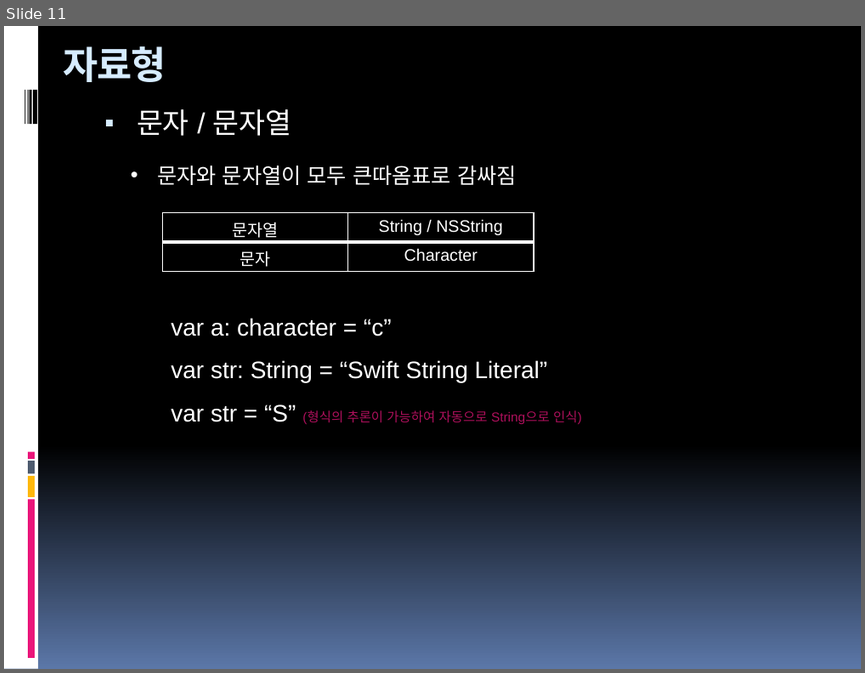
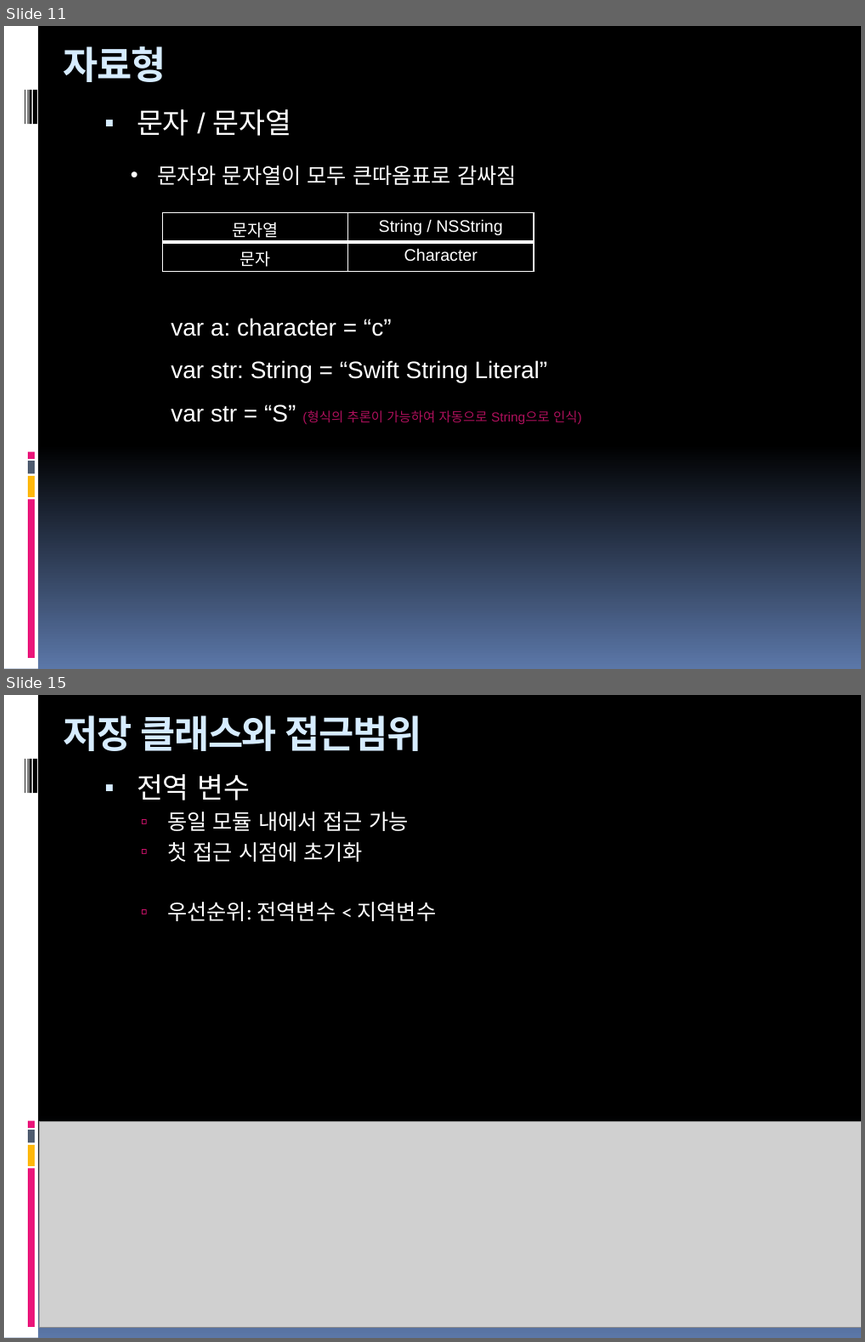
Before and after one commit to hounga13/helloSwift, a slide deck: Swift세미나자료.pptx. Shown one above the other, each under a label of ours: slide 11 before the commit, slides 11 and 15 after it; the slides between them are not shown. The pictures are 865x673 and 865x1342 pixels, drawn with LibreOffice and Linux fonts; fonts in the diff are those of the drawing; grey boxes stand for pictures. Boxes give left, top, right and bottom in pixels: in the first picture for what was removed or moved away, otherwise in the second. Text is boxed around its words. In the diff, an @@ line names an element or a change of style, - is before the commit and + after.

```diff
--- a/Swift세미나자료.pptx
+++ b/Swift세미나자료.pptx
@@ slide 15 added at <box>4,695,861,1338</box>, background gradient #000000 to #5B77A8; not listed: 9 template elements that a slide beside it also shows @@
@@ title added at <box>63,715,422,751</box>, 32 pt, text #D6ECFF, bold @@
+저장 클래스와 접근범위
@@ text added at <box>137,774,437,921</box>, 18 pt, text #FFFFFF @@
+▪ 전역 변수
+  ▫ 동일 모듈 내에서 접근 가능
+  ▫ 첫 접근 시점에 초기화
+  ▫ 우선순위: 전역변수 < 지역변수
@@ picture added at <box>39,1122,861,1327</box> @@
```
Also in this commit, not shown: 2 slides changed, 18 other slides added.
